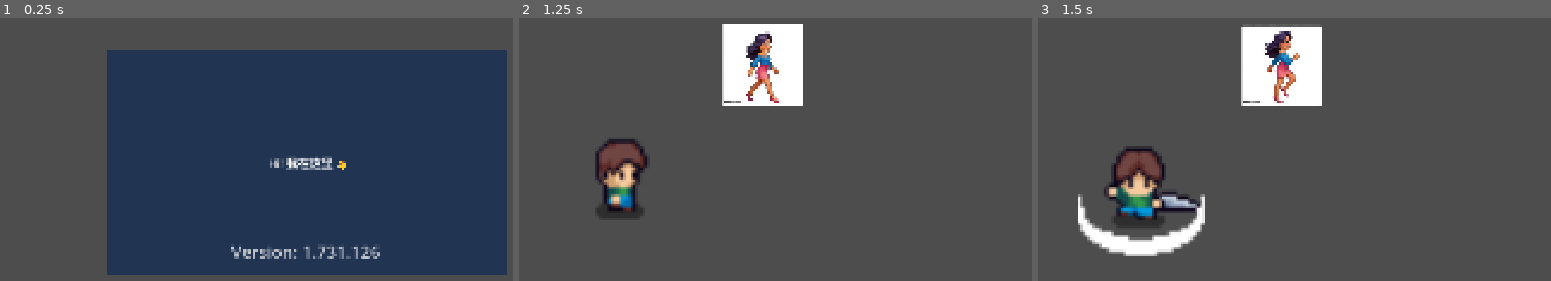
Above: before the commit, frames 1-3 (left to right).
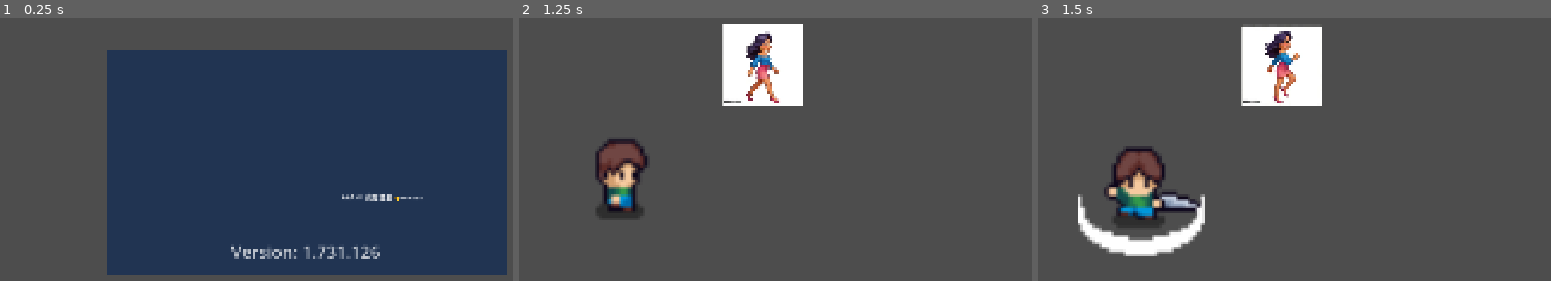
Above: after the commit, the same moments.

Repository: backtend/godothey
Game: Godot game, scene res://Main.tscn
The game is run twice, just before and just after one commit, with the same random seed, the same clock (stepped at 60 frames per second) and the same inputs. The engine's default icon, where the game draws it, is replaced by a stand-in: a white triangle on a blue panel in a dark square.
Inputs:
- Up to frame 1 (0.25 s): no input
- Up to frame 2 (1.25 s): tap Enter at 0.5 s; hold D (right) from 0.53 s (still down); tap J (attack) at 0.6 s
- Up to frame 3 (1.5 s): release D (right) at 1.28 s; hold S (down) from 1.28 s (still down); tap J (attack) at 1.35 s

The runs differ from the first frame. In frame 1, 0.7% of the frame differs, in the area x 52-83%, y 52-70%; in frame 2, nothing differs; in frame 3, nothing differs.

Commit message:
更新Main.tscn中的脚本引用，调整Label节点的布局和文本；修正export_presets.cfg中的导出路径；移除project.godot中的gui部分；添加helloworld.tres主题资源

Diff:
--- a/project/Main.tscn
+++ b/project/Main.tscn
@@ -16,11 +16,17 @@
 color = Color(0.129412, 0.203922, 0.321569, 1)
 
 [node name="Label" type="Label" parent="CanvasLayer/Panel" unique_id=1639540794]
-layout_mode = 0
+layout_mode = 1
+anchors_preset = 15
 anchor_right = 1.0
 anchor_bottom = 1.0
-theme_override_font_sizes/font_size = 28
-text = "Hi! 我在这里 👋"
+offset_left = 178.0
+offset_top = 81.0
+offset_right = 178.0
+offset_bottom = 81.0
+grow_horizontal = 2
+grow_vertical = 2
+text = "AAAHi! 我在这里 👋===vvv"
 horizontal_alignment = 1
 vertical_alignment = 1
 
--- /dev/null
+++ b/project/assets/themes/helloworld.tres
@@ -0,0 +1,3 @@
+[gd_resource type="Theme" format=3 uid="uid://bnn05kp5pvnmh"]
+
+[resource]
--- a/project/project.godot
+++ b/project/project.godot
@@ -26,10 +26,6 @@
 window/size/viewport_width=1920
 window/size/viewport_height=1080
 window/stretch/mode="canvas_items"
-
-[gui]
-
-theme/custom_font="uid://mqoxeqtaasf8"
 
 [input]
 
Not shown: 1 places in project/Main.tscn that only renumber resources
Not shown, changed: project/export_presets.cfg
